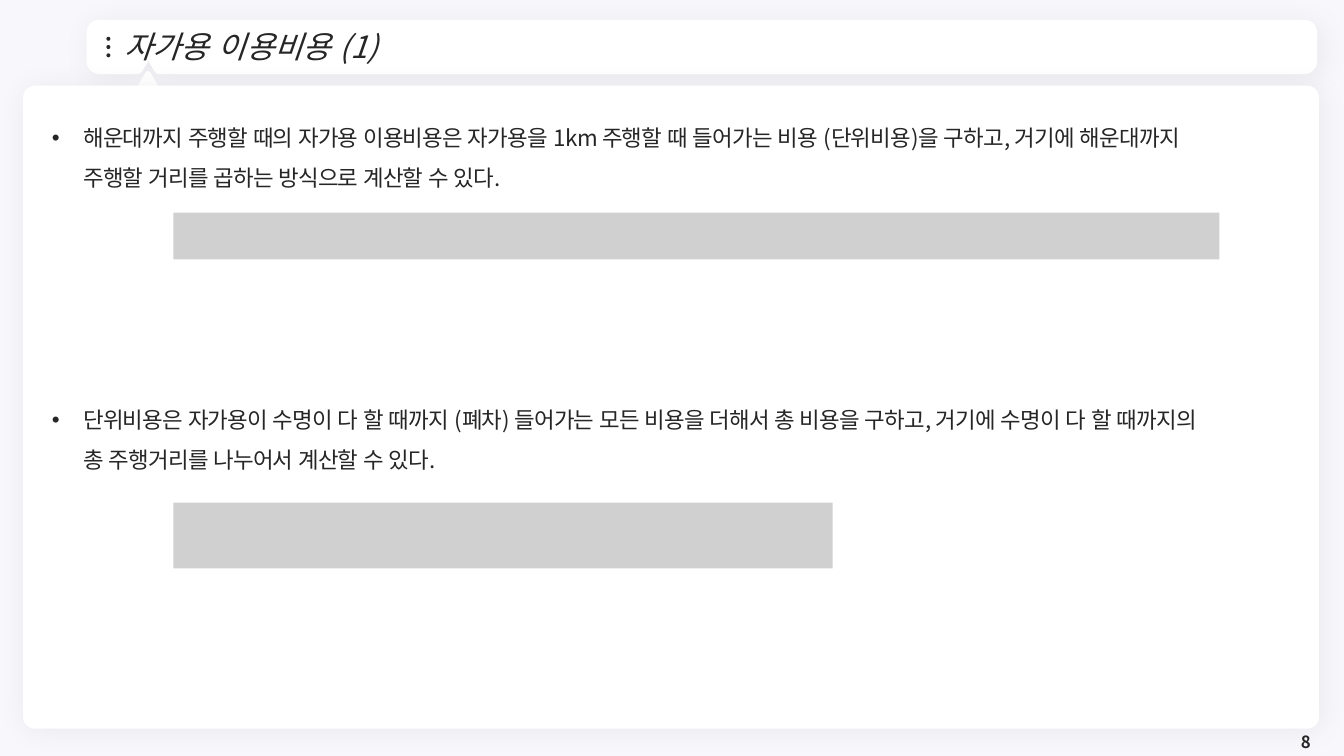
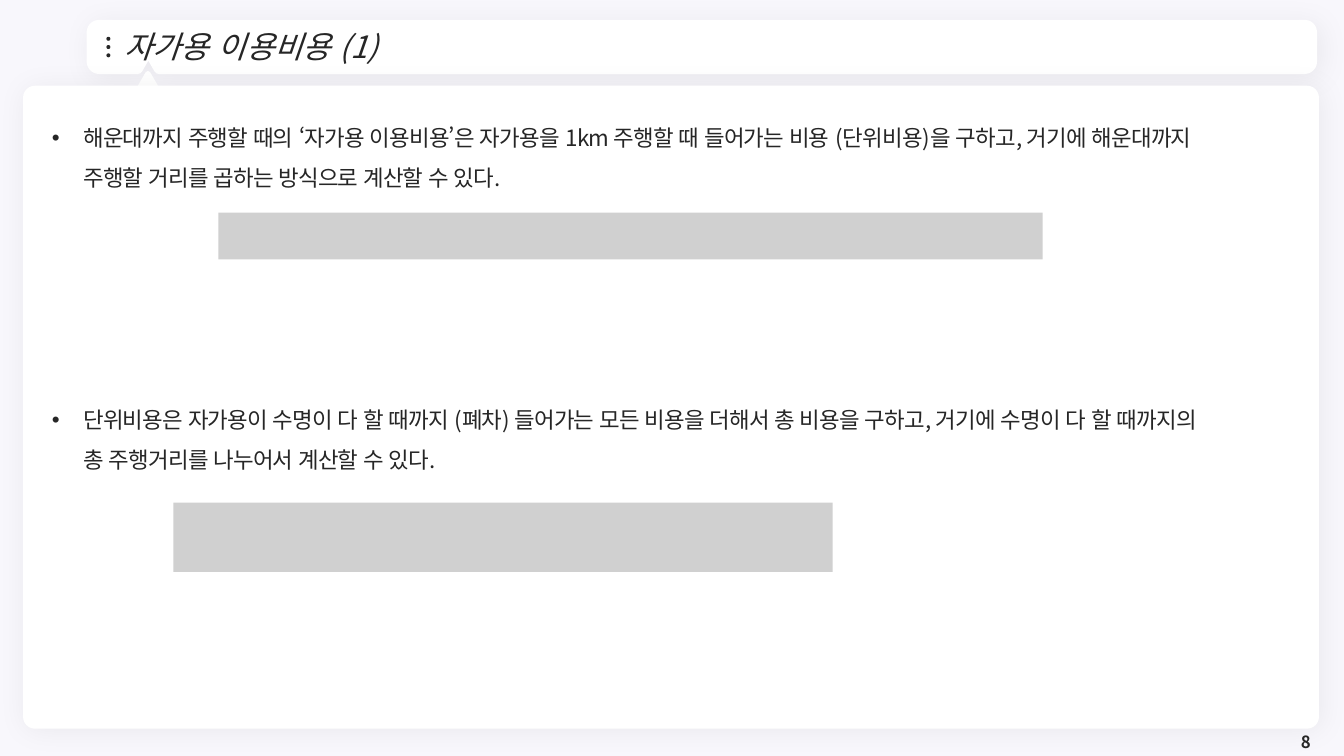
Before and after one commit to meandthey/Teaching, a slide deck: slide 8 of 생활속의 경제/01_Lectures/생활속의 경제_(에너지경제).pptx. Drawn at 1344x756 pixels with LibreOffice and Linux fonts; fonts in the diff are those of the drawing; grey boxes stand for pictures; background and template pictures are left out. Boxes give left, top, right and bottom in pixels: in the first picture for what was removed or moved away, otherwise in the second. Text is boxed around its words. In the diff, an @@ line names an element or a change of style, - is before the commit and + after.

```diff
--- a/생활속의 경제/01_Lectures/생활속의 경제_(에너지경제).pptx
+++ b/생활속의 경제/01_Lectures/생활속의 경제_(에너지경제).pptx
@@ text at [83,126,1192,188]: text changed @@
-• 해운대까지 주행할 때의 자가용 이용비용은 자가용을 1km 주행할 때 들어가는 비용 (단위비용)을 구하고, 거기에 해운대까지 주행할 거리를 곱하는 방식으로 계산할 수 있다.
+• 해운대까지 주행할 때의 ‘자가용 이용비용’은 자가용을 1km 주행할 때 들어가는 비용 (단위비용)을 구하고, 거기에 해운대까지 주행할 거리를 곱하는 방식으로 계산할 수 있다.
@@ picture: place and size @@
-picture at [173,213,1220,259]
+picture at [219,213,1044,259]
@@ picture: place and size @@
-picture at [173,503,833,569]
+picture at [173,503,833,573]
```
Also in this commit, not shown: 9 other slides changed, 2 slides added.
